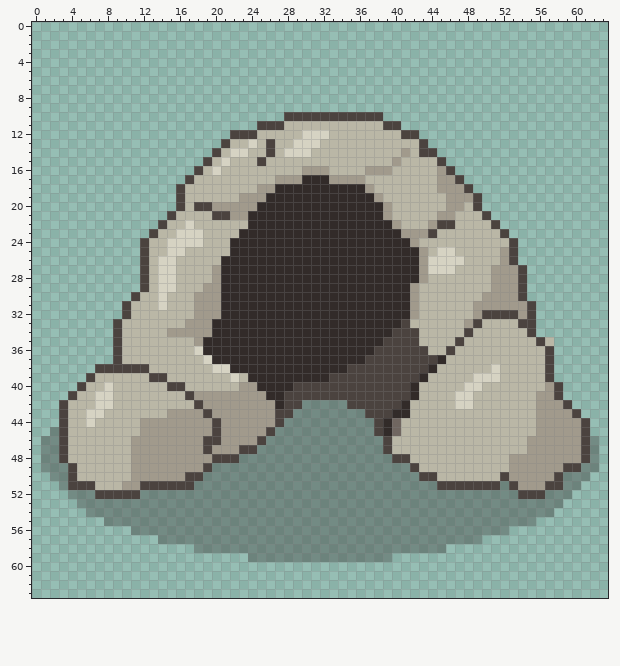
Edited in one commit: pixel-art sprite (Assets/Sprites/Objects/CaveEntrance.png). The picture above is the old version.
The file is 64x64 pixels.
Once edited:
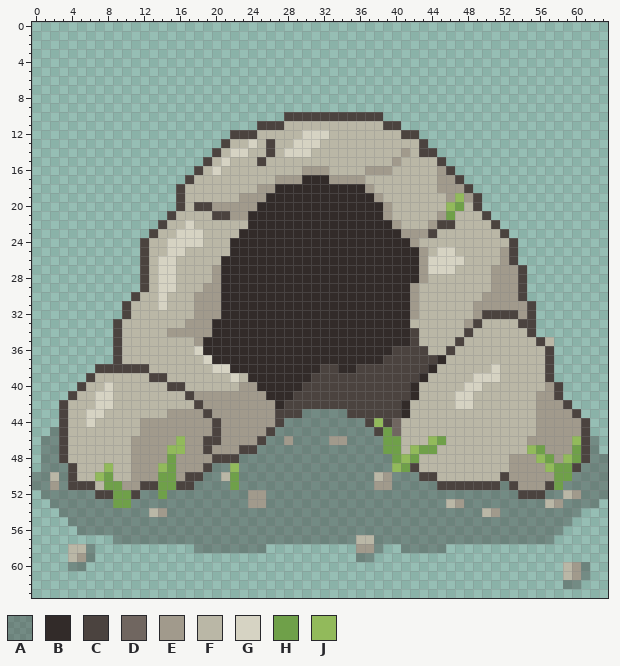
Palette (. is transparent): A #322b2958  B #322b29  C #4b433f  D #706660  E #a19a8c  F #bab7a6  G #d6d3c3  H #6fa049  J #92ba5b
From old to new:
Changed rows in their new state; - is an unchanged pixel.
first column x 46:
19 -J
20 JH
21 H-
first column x 0:
33 -----------------------------------------B----------------------
34 ----------------------------------------BB----------------------
35 ---------------------------------------BBB----------------------
36 --------------------------------------BB------------------------
37 -------------------------------------BB-------------------------
38 --------------------------------CC-B----------------------------
39 -------------------------------CC-------------------------------
40 -----------------------------B----------------------------------
41 ----------------------------B-----------------------------------
42 ------------------------------CCCCC-----------------------------
43 -----------------------------C-----CC---C-----------------------
44 -------------------------------------CJC------------------------
45 ---------------------------------------H------------------------
46 ----------------J-----------E----EE----HH---JH--------------J---
47 ---------------JJ----------------------HH-JHH----------JH---H---
48 ---------------H------------------------HJH-------------JH-JH--A
49 --------J-----JH------J-----------------JH---------------JHH---A
50 AAF----JH-----HH-----FH---------------FE------------------HH--AA
51 AAE-----HH----HH------H---------------EE------------------H--AAA
52 -AAA-----HH---H---------EE---------------------------------FEAAA
53 --AAA----HH-------------EE--------------------FE---------FEAAAA-
54 ---AAA-------FE-----------------------------------FE------AAA---
55 ----AAAA------------------------------------------------AAAA----
56 -----AAAAAA------------------------------------------AAAAAA-----
57 ---------AAAAA----------------------FF------------AAAAAAAA------
58 ----FFA-------------------..........EE-..-----------------------
59 ----FEA-----------------............--..------------------------
60 ----AA-----------------------------------------------------FEA--
61 -----------------------------------------------------------FEA--
62 -----------------------------------------------------------AA---
Where, in picture pixels (left, top, right, bottom), the same in both pictures:
changed: (446, 193, 464, 220)
changed: (221, 319, 608, 589)
changed: (32, 436, 185, 571)
